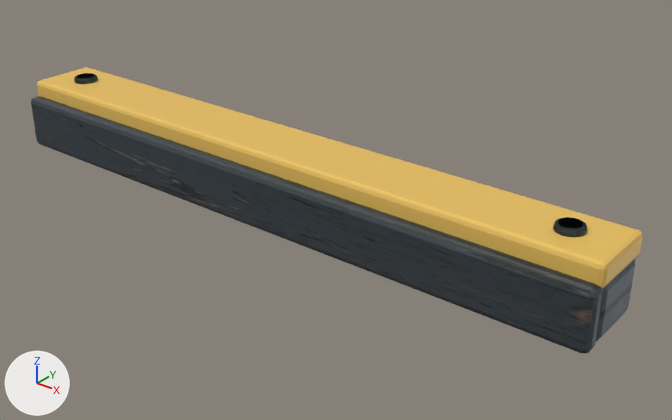
One commit to the glTF model assets/world/aetherfall/models/deck_edge.glb: the scene before it, then after it.
Camera for both pictures: a 50 mm lens placed at (4.88, -5.34, 3.17), pointed at (0.45, 0.2, -0.26). Lighting does not change. The marker at lower left points along +X, +Y and +Z. The older version comes first. Where no turn or scale is listed for an object, it has been applied to the vertices.

In view in the first picture: 'DeckEdgeBolt2', 'DeckEdgeHazard', 'DeckEdgePlate', 'DeckEdgeRim' and 1 more.
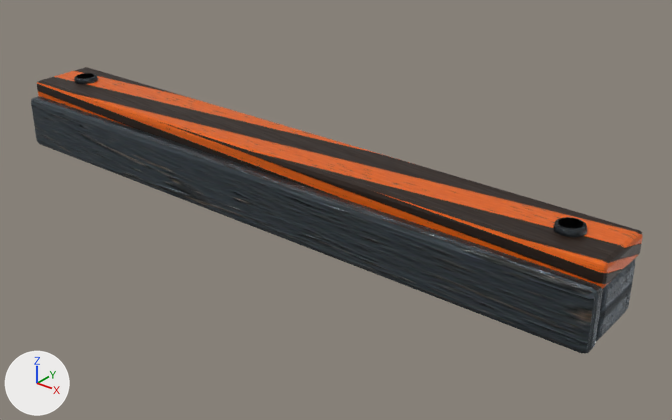
Edits to the bpy script that builds the scene:
```text
Add img_aether_hazard_normal:
    img_aether_hazard_normal = load_image('aether_hazard_normal', '_unpacked/aether_hazard_normal', 256, 256, 'Non-Color')
Add img_aether_hazard:
    img_aether_hazard = load_image('aether_hazard', '_unpacked/aether_hazard', 512, 512, 'sRGB')
Add img_aether_hazard_orm:
    img_aether_hazard_orm = load_image('aether_hazard_orm', '_unpacked/aether_hazard_orm', 256, 256, 'Non-Color')
Change mat_hazard:
    remove # nodes: BsdfPrincipled, OutputMaterial
    remove # colours: yellow #edc461
    nodes: BsdfPrincipled, NormalMap, OutputMaterial, SeparateColor, TexImage x3
    uses the picture img_aether_hazard
    uses the picture img_aether_hazard_normal
    uses the picture img_aether_hazard_orm
```

Boxes (x1, y1, x2, y2) around the edits, measured in the pictures (672 x 420 px):
'DeckEdgeHazard', surface changed (darker)
    both: (37, 67, 643, 289)
